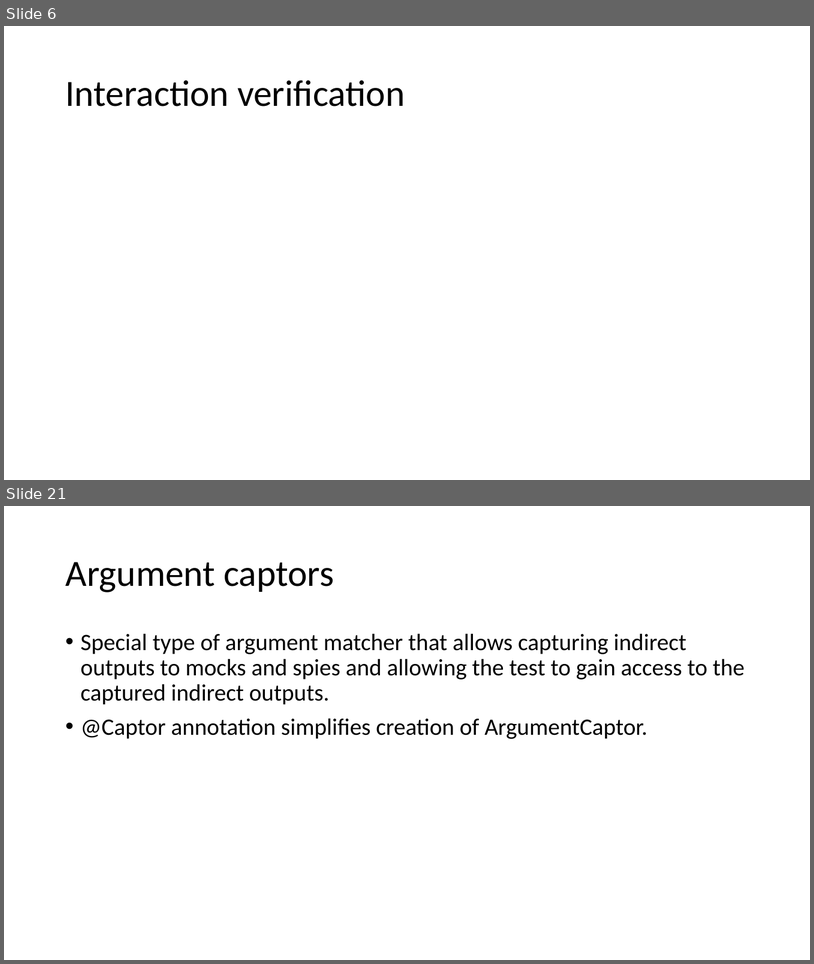
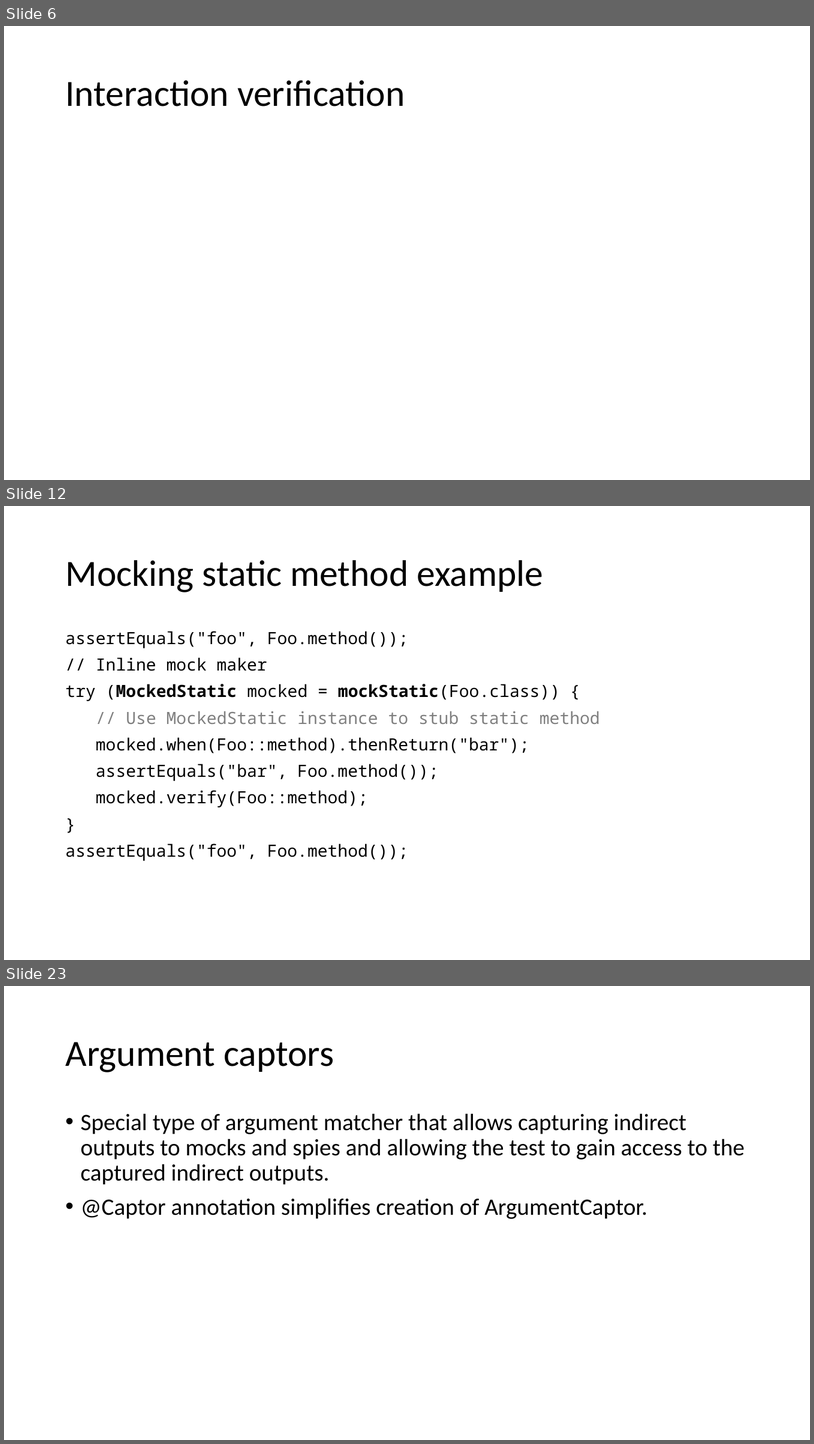
Before and after one commit to cebartling/test-driven, a slide deck: presentations/Introduction to Mockito.pptx. Shown one above the other, each under a label of ours: slides 6 and 21 before the commit, slides 6, 12 and 23 after it; the slides between them are not shown. The pictures are 814x964 and 814x1444 pixels, drawn with LibreOffice and Linux fonts; fonts in the diff are those of the drawing. Boxes give left, top, right and bottom in pixels: in the first picture for what was removed or moved away, otherwise in the second. Text is boxed around its words. In the diff, an @@ line names an element or a change of style, - is before the commit and + after.

```diff
--- a/presentations/Introduction to Mockito.pptx
+++ b/presentations/Introduction to Mockito.pptx
@@ slide 12 added at bbox=[4, 506, 810, 960], background #FFFFFF @@
@@ title added at bbox=[65, 560, 543, 592], 44 pt, text #000000 @@
+Mocking static method example
@@ text added at bbox=[65, 631, 600, 861], 20 pt, text #000000 @@
+assertEquals("foo", Foo.method());
+// Inline mock maker
+try (MockedStatic mocked = mockStatic(Foo.class)) {
+// Use MockedStatic instance to stub static method
+mocked.when(Foo::method).thenReturn("bar");
+assertEquals("bar", Foo.method());
+mocked.verify(Foo::method);
+}
+assertEquals("foo", Foo.method());
@@ what was slide 21 is now slide 23 @@
```
Also in this commit, not shown: 3 slides changed, 5 other slides added, 4 slides removed.
